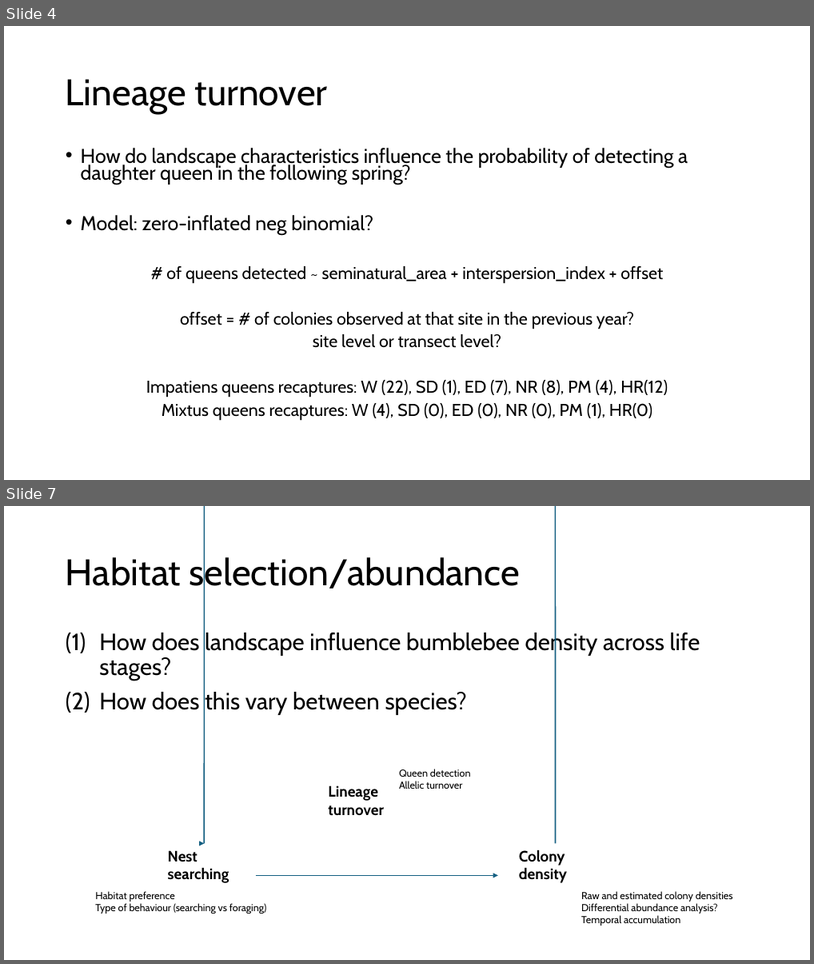
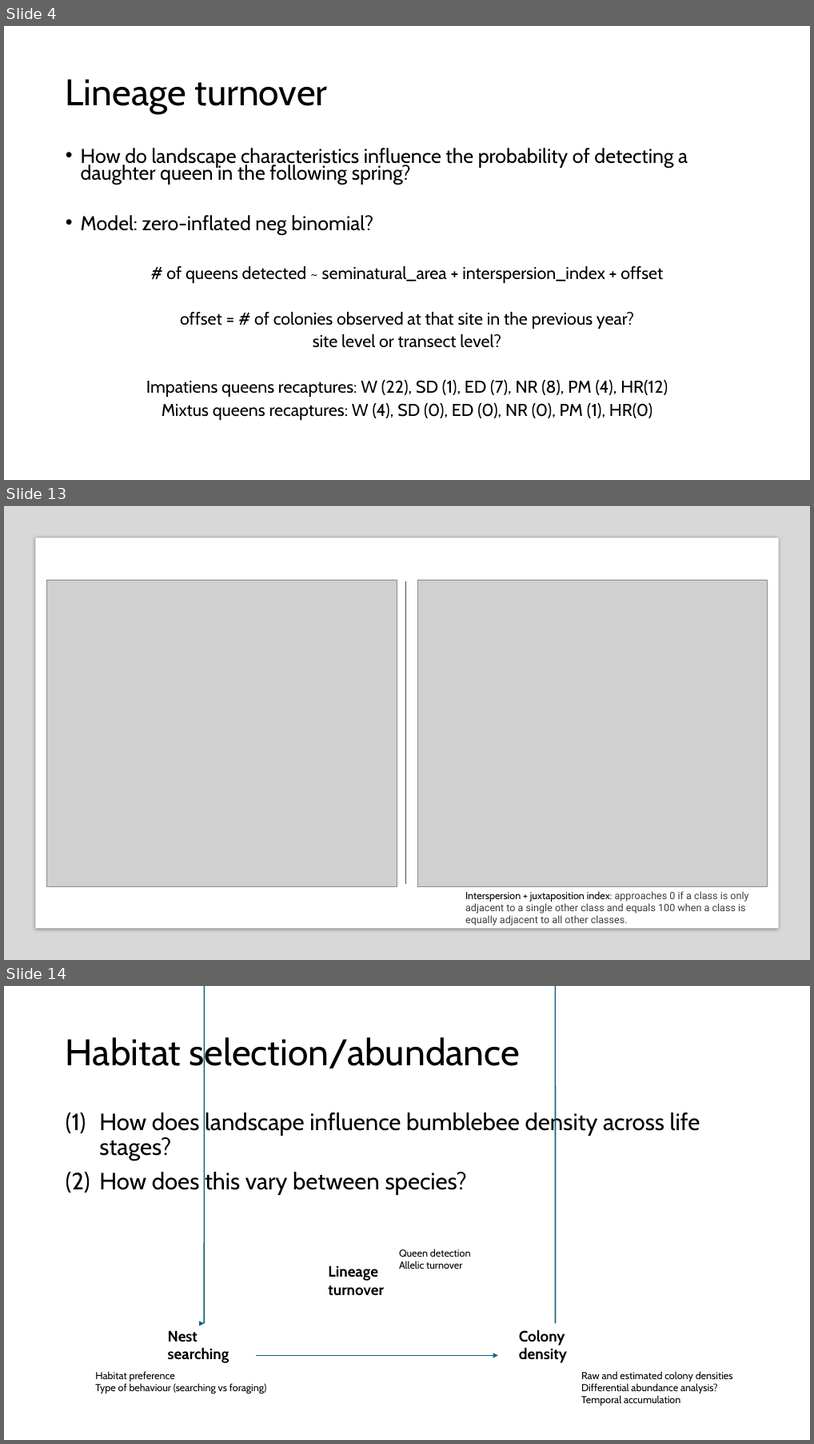
Before and after one commit to jmelanson98/fv_landscapeforaging, a slide deck: docs/storyboard.pptx. Shown one above the other, each under a label of ours: slides 4 and 7 before the commit, slides 4, 13 and 14 after it; the slides between them are not shown. The pictures are 814x964 and 814x1444 pixels, drawn with LibreOffice and Linux fonts; fonts in the diff are those of the drawing; grey boxes stand for pictures. Boxes give left, top, right and bottom in pixels: in the first picture for what was removed or moved away, otherwise in the second. Text is boxed around its words. In the diff, an @@ line names an element or a change of style, - is before the commit and + after.

```diff
--- a/docs/storyboard.pptx
+++ b/docs/storyboard.pptx
@@ slide 13 added at (4,506,810,960), background #FFFFFF @@
@@ rectangle added at (4,506,810,960), fill #808080 at 30% opacity @@
@@ rectangle added at (35,538,779,928), fill #FFFFFF @@
@@ picture added at (46,580,397,887) @@
@@ line added from (406, 582) to (406, 884), #4E4E4E 1 pt @@
@@ picture added at (418,580,768,887) @@
@@ text added at (466,891,749,925), 12 pt, text #3E3F3A @@
+Interspersion + juxtaposition index: approaches 0 if a class is only adjacent to a single other class and equals 100 when a class is equally adjacent to all other classes.
@@ what was slide 7 is now slide 14 @@
```
Also in this commit, not shown: 2 slides changed, 6 other slides added, 9 other files.
